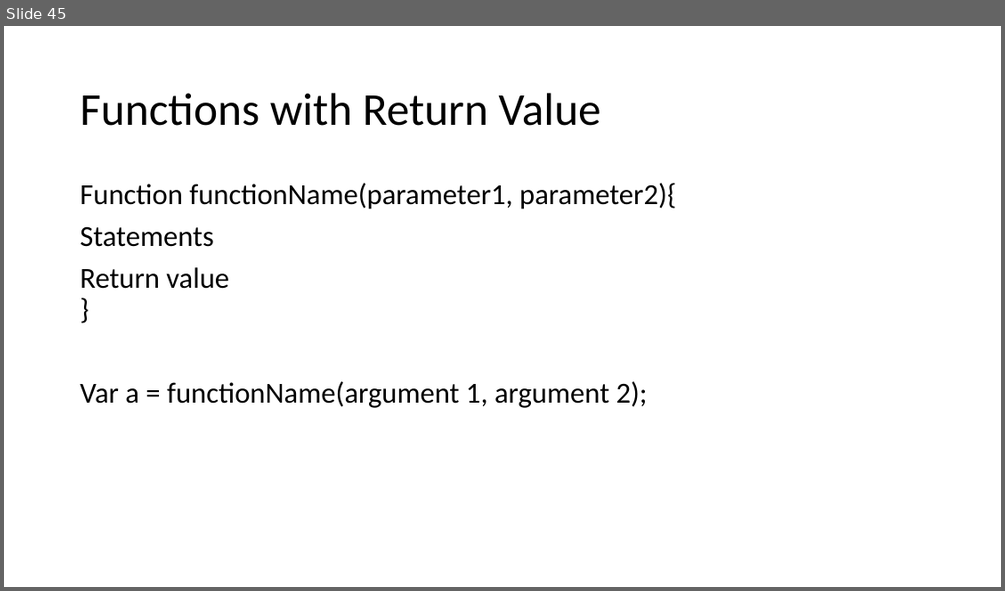
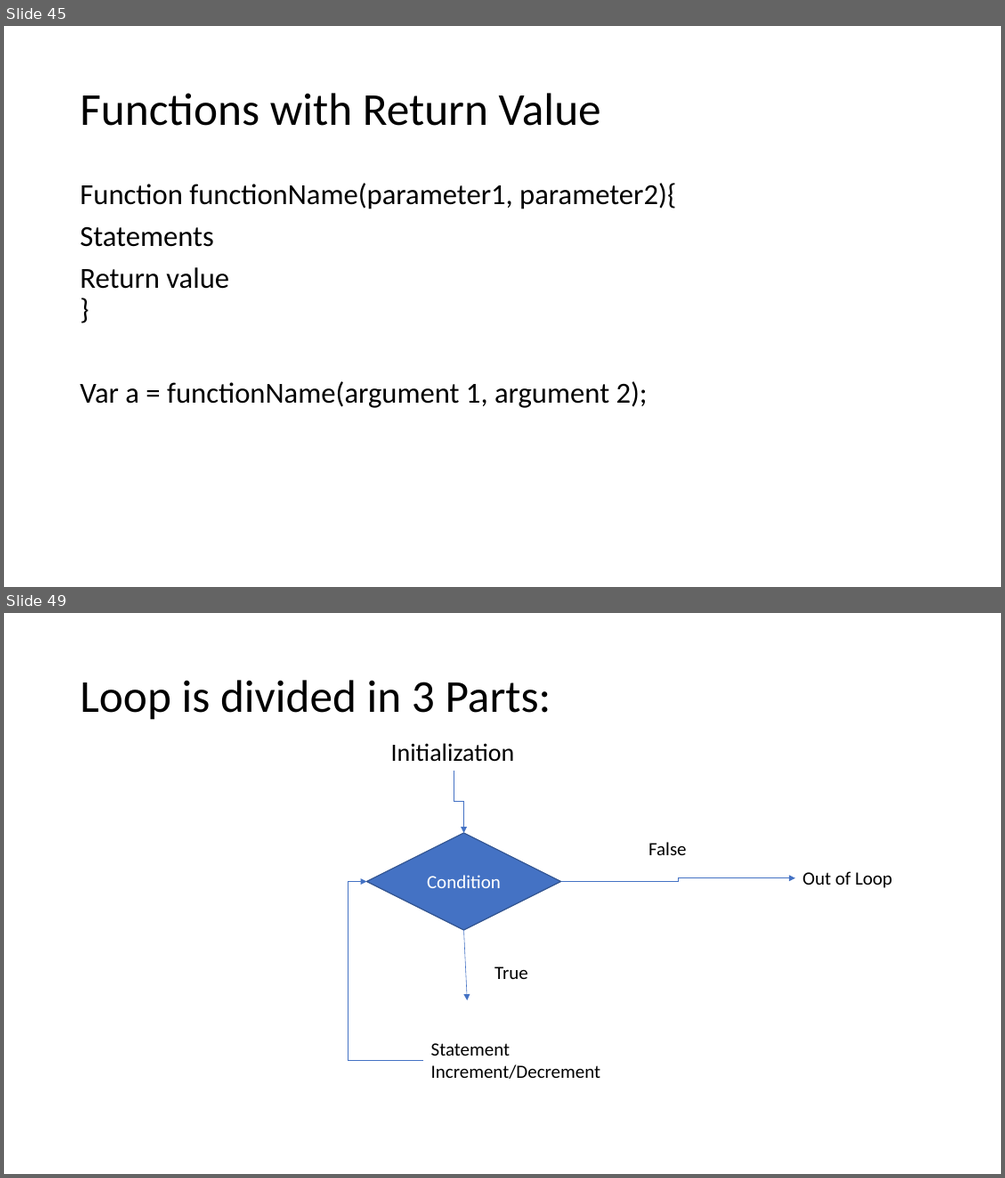
Before and after one commit to PiyushChaturvedii/Batch04, a slide deck: JavaScript.pptx. Shown one above the other, each under a label of ours: slide 45 before the commit, slides 45 and 49 after it; the slides between them are not shown. The pictures are 1005x591 and 1005x1178 pixels, drawn with LibreOffice and Linux fonts; fonts in the diff are those of the drawing. Boxes give left, top, right and bottom in pixels: in the first picture for what was removed or moved away, otherwise in the second. Text is boxed around its words. In the diff, an @@ line names an element or a change of style, - is before the commit and + after.

Commit message:
"event,global,loop"

```diff
--- a/JavaScript.pptx
+++ b/JavaScript.pptx
@@ slide 49 added at [4,613,1001,1174], background #FFFFFF @@
@@ title added at [80,680,551,720], 44 pt, text #000000 @@
+Loop is divided in 3 Parts:
@@ text added at [391,743,515,762], 24 pt, text #000000 @@
+Initialization
@@ elbow arrow added from (453, 770) to (464, 833), #4472C4 0.5 pt @@
@@ diamond added at [367,833,561,930], fill #4472C4, outline #325491 1 pt, 18 pt, text #FFFFFF @@
+Condition
@@ text added at [648,842,687,855], 18 pt, text #000000 @@
+False
@@ elbow arrow added from (561, 882) to (795, 878), #4472C4 0.5 pt @@
@@ text added at [802,871,892,888], 18 pt, text #000000 @@
+Out of Loop
@@ elbow arrow added from (423, 1060) to (367, 882), #4472C4 0.5 pt @@
@@ arrow added from (464, 930) to (467, 1000), #4472C4 0.5 pt @@
@@ text added at [494,966,528,979], 18 pt, text #000000 @@
+True
@@ text added at [431,1043,601,1078], 18 pt, text #000000 @@
+Statement
+Increment/Decrement
```
Also in this commit, not shown: 7 other slides added, 3 other files.
